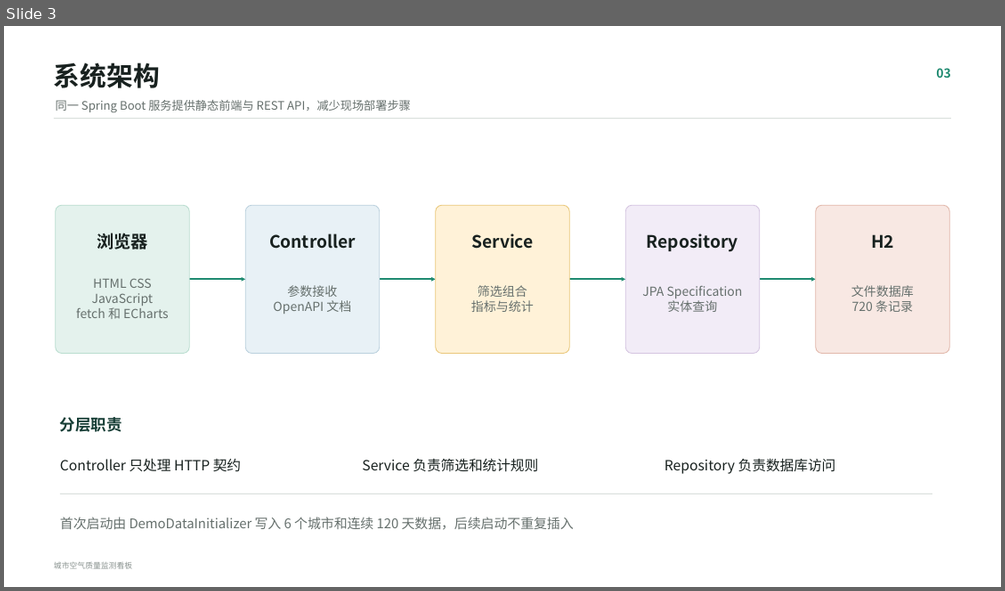
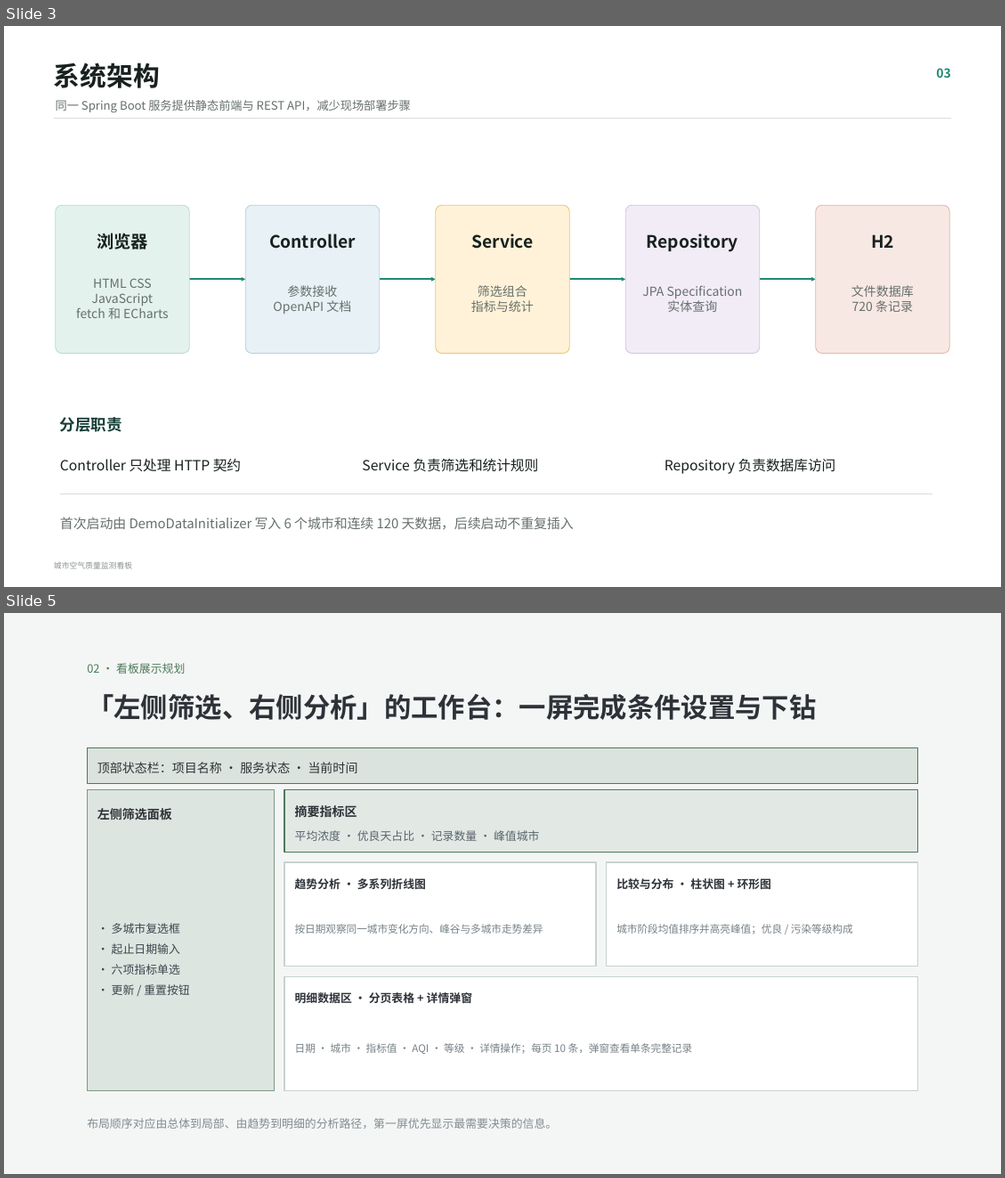
Before and after one commit to LHWLX/air-quality-dashboard, a slide deck: docs/城市空气质量监测看板答辩.pptx. Shown one above the other, each under a label of ours: slide 3 before the commit, slides 3 and 5 after it; the slides between them are not shown. The pictures are 1005x591 and 1005x1178 pixels, drawn with LibreOffice and Linux fonts; fonts in the diff are those of the drawing. Boxes give left, top, right and bottom in pixels: in the first picture for what was removed or moved away, otherwise in the second. Text is boxed around its words. In the diff, an @@ line names an element or a change of style, - is before the commit and + after.

Commit message:
完善空气质量看板课程项目提交物

```diff
--- a/docs/城市空气质量监测看板答辩.pptx
+++ b/docs/城市空气质量监测看板答辩.pptx
@@ slide 5 added at <box>4,613,1001,1174</box>, background #F4F6F5 @@
@@ text added at <box>87,663,185,674</box>, 11 pt, text #4C7A5A @@
+02 · 看板展示规划
@@ text added at <box>87,694,816,720</box>, 26 pt, text #2E3238, bold @@
+「左侧筛选、右侧分析」的工作台：一屏完成条件设置与下钻
@@ rounded rectangle added at <box>87,748,918,784</box>, fill #4C7A5A at 15% opacity, outline #4C7A5A 1 pt @@
@@ text added at <box>97,762,358,773</box>, 12 pt, text #2E3238 @@
+顶部状态栏：项目名称 · 服务状态 · 当前时间
@@ rounded rectangle added at <box>87,789,274,1091</box>, fill #7A9B82 at 18% opacity, outline #7A9B82 1 pt @@
@@ rounded rectangle added at <box>284,789,918,852</box>, fill #4C7A5A at 10% opacity, outline #4C7A5A 1 pt @@
@@ text added at <box>97,808,172,819</box>, 12 pt, text #2E3238, bold @@
+左侧筛选面板
@@ text added at <box>295,803,357,819</box>, 12 pt, text #2E3238, bold @@
+摘要指标区
@@ text added at <box>295,830,539,841</box>, 11 pt, text #5A646C @@
+平均浓度 · 优良天占比 · 记录数量 · 峰值城市
@@ rounded rectangle added at <box>284,862,596,966</box>, fill #FFFFFF, outline #C8D2CD 1 pt @@
@@ text added at <box>295,878,426,889</box>, 11 pt, text #2E3238, bold @@
+趋势分析 · 多系列折线图
@@ rounded rectangle added at <box>607,862,919,966</box>, fill #FFFFFF, outline #C8D2CD 1 pt @@
@@ text added at <box>616,878,772,889</box>, 11 pt, text #2E3238, bold @@
+比较与分布 · 柱状图 + 环形图
@@ text added at <box>112,923,189,995</box>, 11 pt, text #3C464E @@
+· 多城市复选框
+· 起止日期输入
+· 六项指标单选
+· 更新 / 重置按钮
@@ text added at <box>295,924,543,933</box>, 10 pt, text #788287 @@
+按日期观察同一城市变化方向、峰谷与多城市走势差异
@@ text added at <box>616,924,853,934</box>, 10 pt, text #788287 @@
+城市阶段均值排序并高亮峰值；优良 / 污染等级构成
@@ rounded rectangle added at <box>284,976,918,1091</box>, fill #FFFFFF, outline #C8D2CD 1 pt @@
@@ text added at <box>295,992,472,1003</box>, 11 pt, text #2E3238, bold @@
+明细数据区 · 分页表格 + 详情弹窗
@@ text added at <box>295,1043,693,1054</box>, 10 pt, text #788287 @@
+日期 · 城市 · 指标值 · AQI · 等级 · 详情操作；每页 10 条，弹窗查看单条完整记录
@@ text added at <box>87,1118,557,1128</box>, 11 pt, text #828C91 @@
+布局顺序对应由总体到局部、由趋势到明细的分析路径，第一屏优先显示最需要决策的信息。
```
Also in this commit, not shown: 4 other slides added, 3 slides removed, 39 other files.
